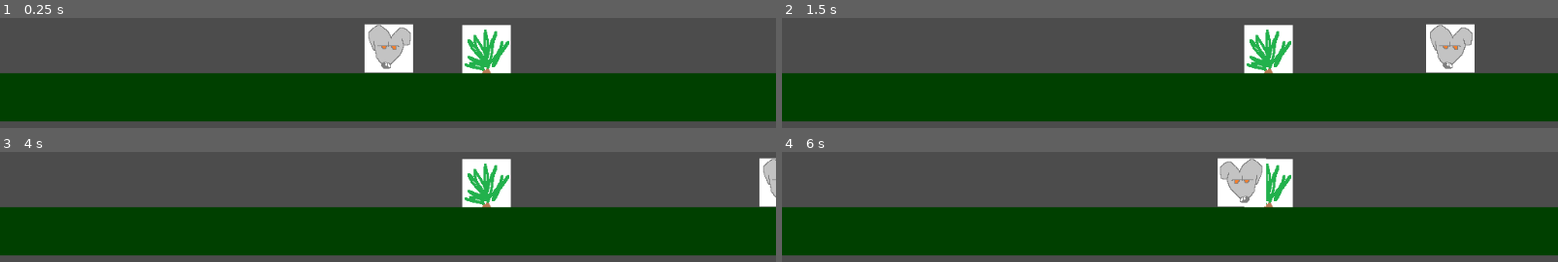
Above: before the commit, frames 1-4 (two rows, left to right).
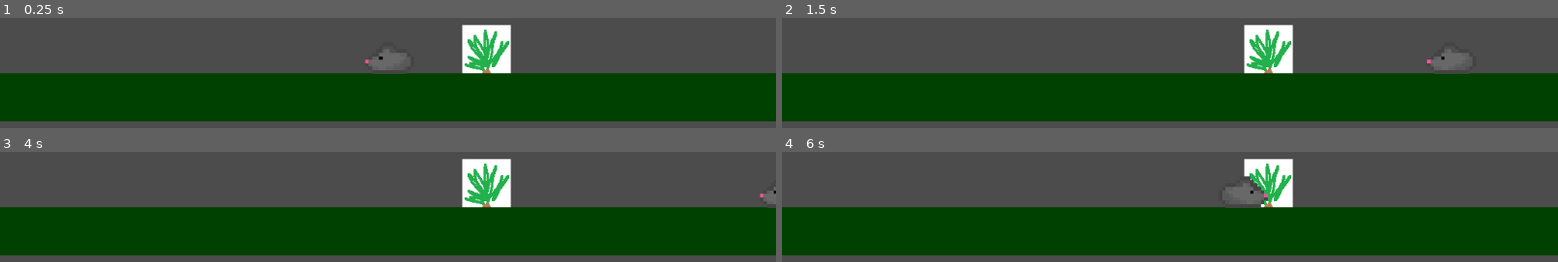
Above: after the commit, the same moments.

Repository: EndersteveGamer/GGJ-2023
Game: Godot game, scene res://Scene/Game.tscn
Two runs of this game, one before a commit and one after it. Both use one fixed random seed, a clock stepped at 60 frames per second and the inputs below.
Inputs:
- Up to frame 1 (0.25 s): no input
- Up to frame 2 (1.5 s): tap Enter at 0.5 s; hold Right (ui_right) 0.53-1.28 s; hold Down (ui_down) from 1.28 s (still down)
- Up to frame 3 (4 s): tap Space at 2, 3.5 s; release Down (ui_down) at 2.03 s; hold Right (ui_right) 2.03-2.78 s; tap Enter at 2.75 s; hold Up (ui_up) 2.78-3.53 s; hold Left (ui_left) from 3.53 s (still down)
- Up to frame 4 (6 s): release Left (ui_left) at 5.03 s; hold Down (ui_down) 5.03-5.78 s; tap Enter at 5.75 s; hold Right (ui_right) from 5.78 s (still down)

The runs differ from the first frame. In frame 1, 2.8% of the frame differs, in the area x 47-54%, y 5-51%; in frame 2, 2.8%, in the area x 83-90%, y 5-51%; in frame 3, 1.0%; in frame 4, 2.7%.

Commit message:
Progress

Diff:
--- a/The Other Godot Project/Scene/Game.tscn
+++ b/The Other Godot Project/Scene/Game.tscn
@@ -21,4 +21,4 @@
 texture = ExtResource( 2 )
 
 [node name="Player" parent="." instance=ExtResource( 1 )]
-position = Vector2( 4.76837e-07, 0 )
+position = Vector2( 1, 17 )
--- a/The Other Godot Project/Scene/Rat.tscn
+++ b/The Other Godot Project/Scene/Rat.tscn
@@ -1,24 +1,28 @@
 [gd_scene load_steps=4 format=2]
 
-[ext_resource path="res://Sprite/Rat.png" type="Texture" id=1]
+[ext_resource path="res://Sprite/Side Rat.png" type="Texture" id=1]
 [ext_resource path="res://Script/Rat.gd" type="Script" id=2]
 
 [sub_resource type="RectangleShape2D" id=1]
-extents = Vector2( 32, 32 )
+extents = Vector2( 32, 21 )
 
 [node name="Rat" type="KinematicBody2D"]
 script = ExtResource( 2 )
 
 [node name="Sprite" type="Sprite" parent="."]
+position = Vector2( 0, -11 )
+scale = Vector2( 4.625, 4.625 )
 z_index = 1
 texture = ExtResource( 1 )
 
 [node name="Hitbox" type="CollisionShape2D" parent="."]
+position = Vector2( 0, -4 )
 shape = SubResource( 1 )
 
 [node name="Grab" type="Area2D" parent="."]
 
 [node name="Grabbox" type="CollisionShape2D" parent="Grab"]
+position = Vector2( 0, -4 )
 shape = SubResource( 1 )
 
 [node name="Grabbed" type="Sprite" parent="Grab"]
--- a/The Other Godot Project/Script/Rat.gd
+++ b/The Other Godot Project/Script/Rat.gd
@@ -56,12 +56,20 @@
 	else:
 		if deltaSpeed.x<0.1:
 			facing=false
-	sprite.flip_h=facing
+	sprite.flip_h=!facing
 	if Input.get_action_strength("ui_up"):
 		grab()
 	else:
 		if Input.get_action_strength("ui_down"):
 			plant()
+
+	# Move plant based on orientation
+	if facing:
+		grabbed.position.x = 41
+		grabbed.flip_h = true
+	else:
+		grabbed.position.x = -41
+		grabbed.flip_h = false
 	move_and_slide(deltaSpeed) # auto delta !
 
 func touchCheck():
Binary file added: The Other Godot Project/Sprite/Side Rat.png
Not shown, added: The Other Godot Project/Sprite/Side Rat.png.import
